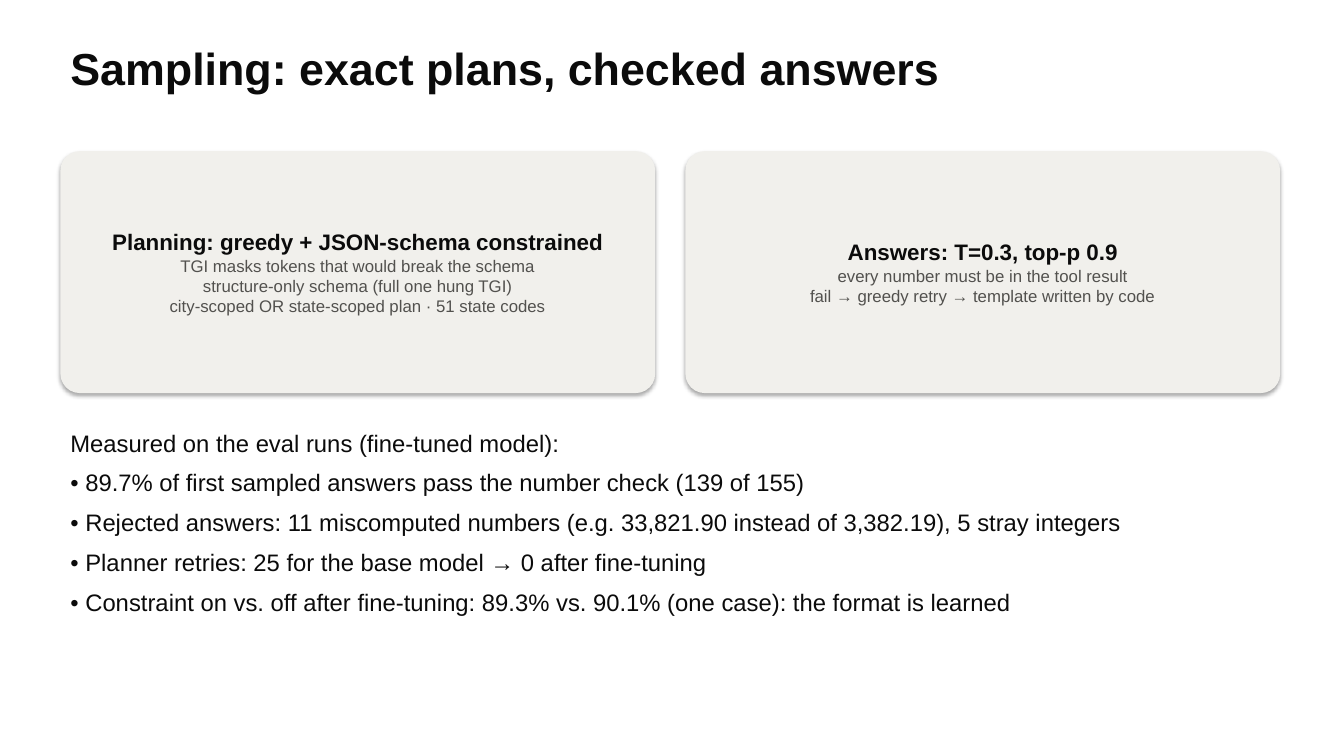
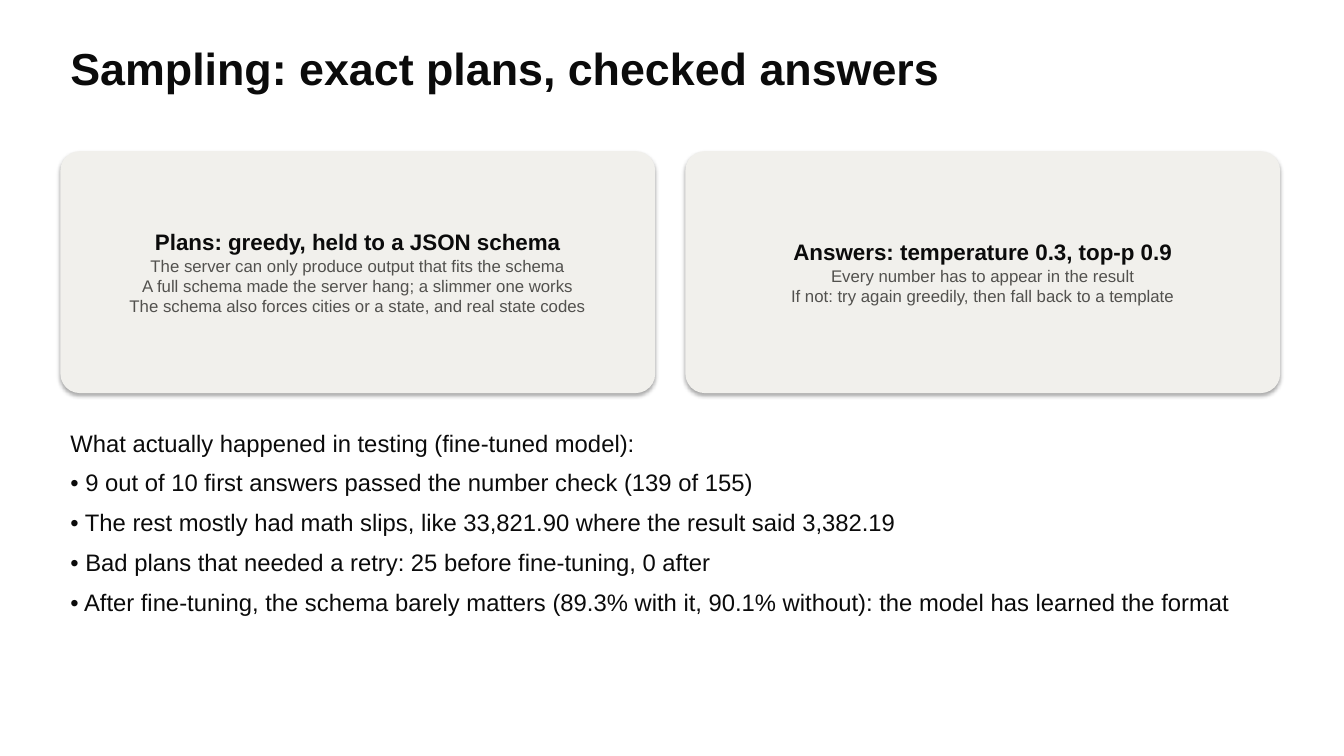
Before and after one commit to weimiao67/llm-class-final, a slide deck: slide 8 of docs/slides/housing-analyst.pptx (slide 7 before the commit). Drawn at 1344x756 pixels with LibreOffice and Linux fonts; fonts in the diff are those of the drawing. Boxes give left, top, right and bottom in pixels: in the first picture for what was removed or moved away, otherwise in the second. Text is boxed around its words. In the diff, an @@ line names an element or a change of style, - is before the commit and + after.

```diff
--- a/docs/slides/housing-analyst.pptx
+++ b/docs/slides/housing-analyst.pptx
@@ text in rounded rectangle at [129,233,585,314]: text changed @@
-Planning: greedy + JSON-schema constrained
-TGI masks tokens that would break the schema
-structure-only schema (full one hung TGI)
-city-scoped OR state-scoped plan · 51 state codes
+Plans: greedy, held to a JSON schema
+The server can only produce output that fits the schema
+A full schema made the server hang; a slimmer one works
+The schema also forces cities or a state, and real state codes
@@ text in rounded rectangle at [791,244,1173,306]: text changed @@
-Answers: T=0.3, top-p 0.9
-every number must be in the tool result
-fail → greedy retry → template written by code
+Answers: temperature 0.3, top-p 0.9
+Every number has to appear in the result
+If not: try again greedily, then fall back to a template
@@ text at [70,434,1229,616]: text changed @@
-Measured on the eval runs (fine-tuned model):
-• 89.7% of first sampled answers pass the number check (139 of 155)
-• Rejected answers: 11 miscomputed numbers (e.g. 33,821.90 instead of 3,382.19), 5 stray integers
-• Planner retries: 25 for the base model → 0 after fine-tuning
-• Constraint on vs. off after fine-tuning: 89.3% vs. 90.1% (one case): the format is learned
+What actually happened in testing (fine-tuned model):
+• 9 out of 10 first answers passed the number check (139 of 155)
+• The rest mostly had math slips, like 33,821.90 where the result said 3,382.19
+• Bad plans that needed a retry: 25 before fine-tuning, 0 after
+• After fine-tuning, the schema barely matters (89.3% with it, 90.1% without): the model has learned the format
```
Also in this commit, not shown: 13 other slides changed, 1 slide added, 4 other files.
